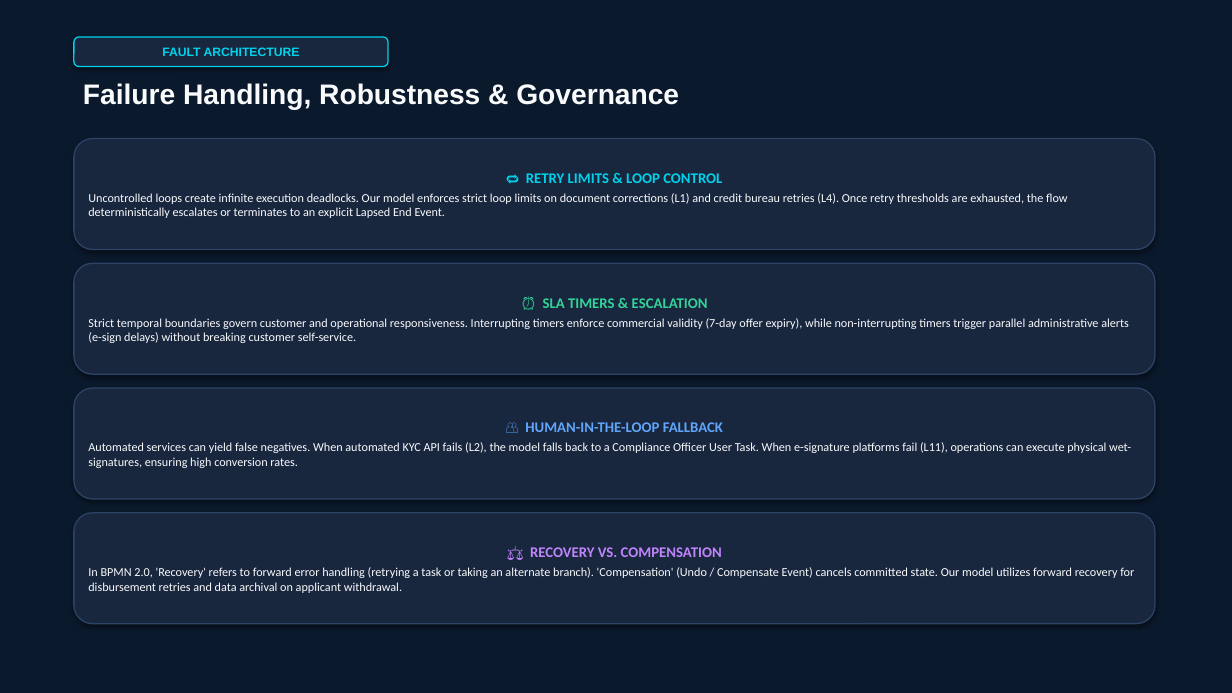
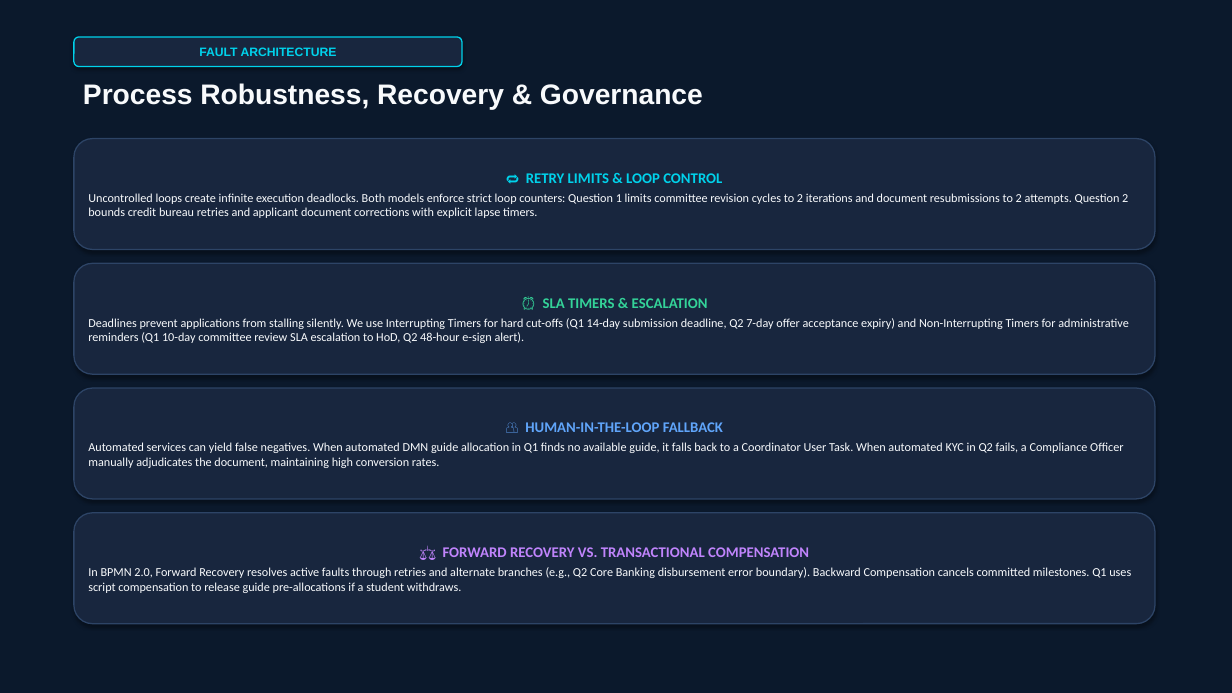
Before and after one commit to Mayank-web717/Workflow-Assignment-3, a slide deck: slide 12 of Presentation/BPMN_Project_Presentation.pptx (slide 10 before the commit). Drawn at 1232x693 pixels with LibreOffice and Linux fonts; fonts in the diff are those of the drawing. Boxes give left, top, right and bottom in pixels: in the first picture for what was removed or moved away, otherwise in the second. Text is boxed around its words. In the diff, an @@ line names an element or a change of style, - is before the commit and + after.

Commit message:
feat: expand academic presentation, PDF, viva Q&A, and mapping to cover both Question 1 and Question 2

```diff
--- a/Presentation/BPMN_Project_Presentation.pptx
+++ b/Presentation/BPMN_Project_Presentation.pptx
@@ rounded rectangle "FAULT ARCHITECTURE": place and size @@
-rounded rectangle "FAULT ARCHITECTURE" at (74, 37, 388, 67)
+rounded rectangle "FAULT ARCHITECTURE" at (74, 37, 462, 67)
@@ text at (83, 83, 703, 110): text changed @@
-Failure Handling, Robustness & Governance
+Process Robustness, Recovery & Governance
@@ text in rounded rectangle at (88, 193, 1128, 218): text changed @@
-Uncontrolled loops create infinite execution deadlocks. Our model enforces strict loop limits on document corrections (L1) and credit bureau retries (L4). Once retry thresholds are exhausted, the flow deterministically escalates or terminates to an explicit Lapsed End Event.
+Uncontrolled loops create infinite execution deadlocks. Both models enforce strict loop counters: Question 1 limits committee revision cycles to 2 iterations and document resubmissions to 2 attempts. Question 2 bounds credit bureau retries and applicant document corrections with explicit lapse timers.
@@ text in rounded rectangle at (88, 318, 1128, 343): text changed @@
-Strict temporal boundaries govern customer and operational responsiveness. Interrupting timers enforce commercial validity (7-day offer expiry), while non-interrupting timers trigger parallel administrative alerts (e-sign delays) without breaking customer self-service.
+Deadlines prevent applications from stalling silently. We use Interrupting Timers for hard cut-offs (Q1 14-day submission deadline, Q2 7-day offer acceptance expiry) and Non-Interrupting Timers for administrative reminders (Q1 10-day committee review SLA escalation to HoD, Q2 48-hour e-sign alert).
@@ text in rounded rectangle at (88, 442, 1123, 468): text changed @@
-Automated services can yield false negatives. When automated KYC API fails (L2), the model falls back to a Compliance Officer User Task. When e-signature platforms fail (L11), operations can execute physical wet-signatures, ensuring high conversion rates.
+Automated services can yield false negatives. When automated DMN guide allocation in Q1 finds no available guide, it falls back to a Coordinator User Task. When automated KYC in Q2 fails, a Compliance Officer manually adjudicates the document, maintaining high conversion rates.
@@ text in rounded rectangle at (88, 547, 1131, 593): text changed @@
-⚖️ RECOVERY VS. COMPENSATION
-In BPMN 2.0, 'Recovery' refers to forward error handling (retrying a task or taking an alternate branch). 'Compensation' (Undo / Compensate Event) cancels committed state. Our model utilizes forward recovery for disbursement retries and data archival on applicant withdrawal.
+⚖️ FORWARD RECOVERY VS. TRANSACTIONAL COMPENSATION
+In BPMN 2.0, Forward Recovery resolves active faults through retries and alternate branches (e.g., Q2 Core Banking disbursement error boundary). Backward Compensation cancels committed milestones. Q1 uses script compensation to release guide pre-allocations if a student withdraws.
```
Also in this commit, not shown: 6 other slides changed, 7 slides added, 5 slides removed, 6 other files.
